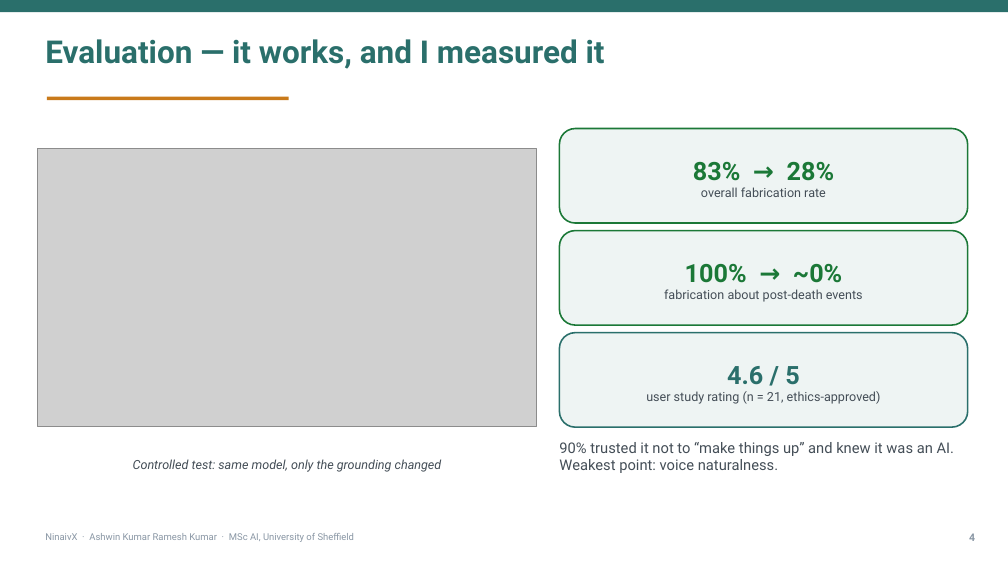
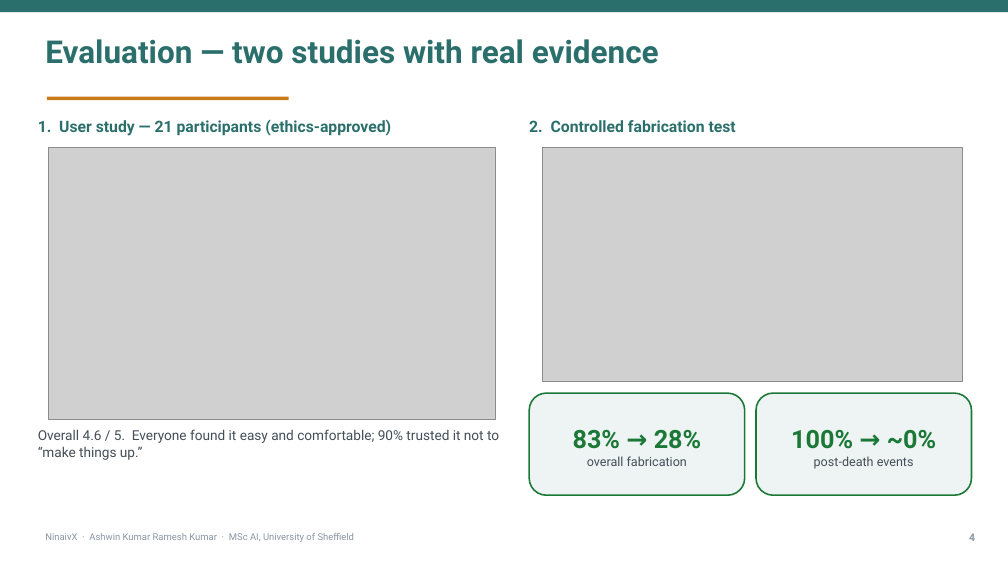
Before and after one commit to HITMAN-AK/NinaivX, a slide deck: slide 4 of backend/docs/report/NinaivX-Presentation.pptx. Drawn at 1008x567 pixels with LibreOffice and Linux fonts; fonts in the diff are those of the drawing; grey boxes stand for pictures. Boxes give left, top, right and bottom in pixels: in the first picture for what was removed or moved away, otherwise in the second. Text is boxed around its words. In the diff, an @@ line names an element or a change of style, - is before the commit and + after.

```diff
--- a/backend/docs/report/NinaivX-Presentation.pptx
+++ b/backend/docs/report/NinaivX-Presentation.pptx
@@ text at bbox=[45, 39, 659, 64]: text changed @@
-Evaluation — it works, and I measured it
+Evaluation — two studies with real evidence
@@ text "1. User study — 21 ..." at bbox=[38, 120, 391, 136]: vertical alignment middle to top @@
@@ text "2. Controlled fabrication test" at bbox=[529, 120, 736, 132]: vertical alignment middle to top @@
@@ text at bbox=[38, 120, 391, 136]: text changed; size 12 to 15 pt; text colour #444E57 to #2A6F6B; bold on @@
-4.6 / 5
-user study rating (n = 21, ethics-approved)
+1. User study — 21 participants (ethics-approved)
@@ picture: place and size @@
-picture at bbox=[38, 148, 537, 426]
+picture at bbox=[48, 147, 495, 420]
@@ text at bbox=[529, 120, 736, 132]: text changed; size 12 to 15 pt; text colour #444E57 to #2A6F6B; bold on @@
-83% → 28%
-overall fabrication rate
+2. Controlled fabrication test
@@ picture added at bbox=[542, 147, 962, 382] @@
@@ rounded rectangle removed at bbox=[560, 129, 968, 223] @@
@@ rounded rectangle removed at bbox=[560, 231, 968, 325] @@
@@ rounded rectangle removed at bbox=[560, 333, 968, 427] @@
@@ rounded rectangle added at bbox=[529, 393, 745, 495], fill #EEF4F3, outline #1B7837 1.5 pt @@
@@ rounded rectangle added at bbox=[756, 393, 972, 495], fill #EEF4F3, outline #1B7837 1.5 pt @@
@@ text "100% → ~0%": place and size @@
-text "100% → ~0%" at bbox=[664, 264, 863, 302]
+text "100% → ~0%" at bbox=[791, 430, 936, 469]
@@ text added at bbox=[38, 429, 499, 460], 13 pt, text #444E57 @@
+Overall 4.6 / 5. Everyone found it easy and comfortable; 90% trusted it not to “make things up.”
@@ text removed at bbox=[559, 442, 954, 473] @@
-90% trusted it not to “make things up” and knew it was an AI. Weakest point: voice naturalness.
@@ text added at bbox=[573, 430, 701, 466], 12 pt, text #444E57 @@
+83% → 28%
+overall fabrication
@@ text removed at bbox=[133, 459, 442, 472] @@
-Controlled test: same model, only the grounding changed
@@ text at bbox=[814, 456, 914, 469]: text changed @@
-fabrication about post-death events
+post-death events
```
